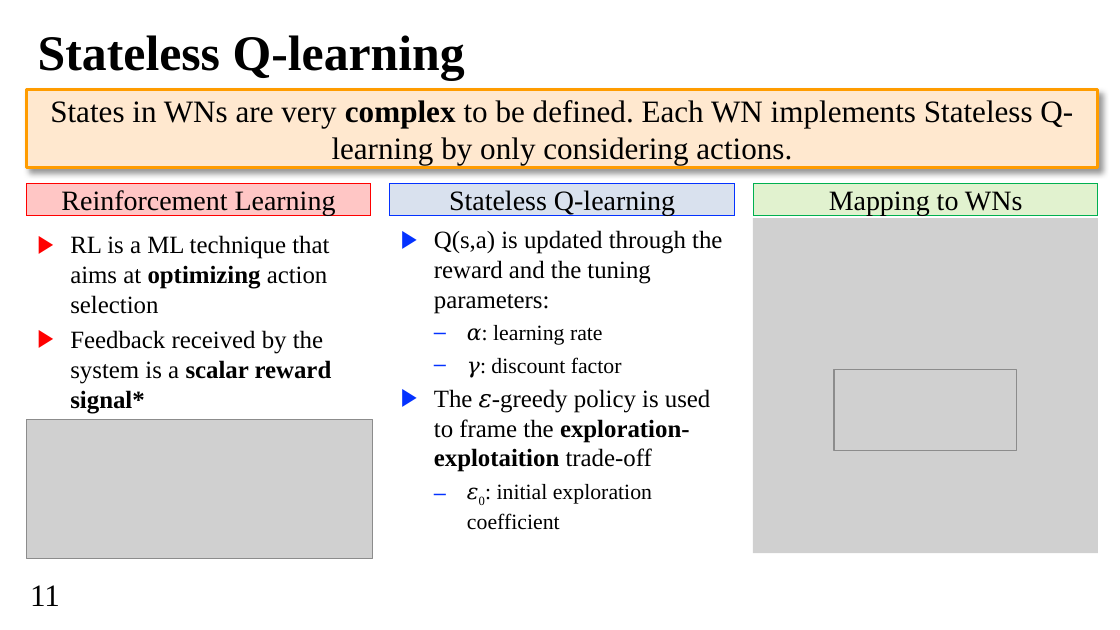
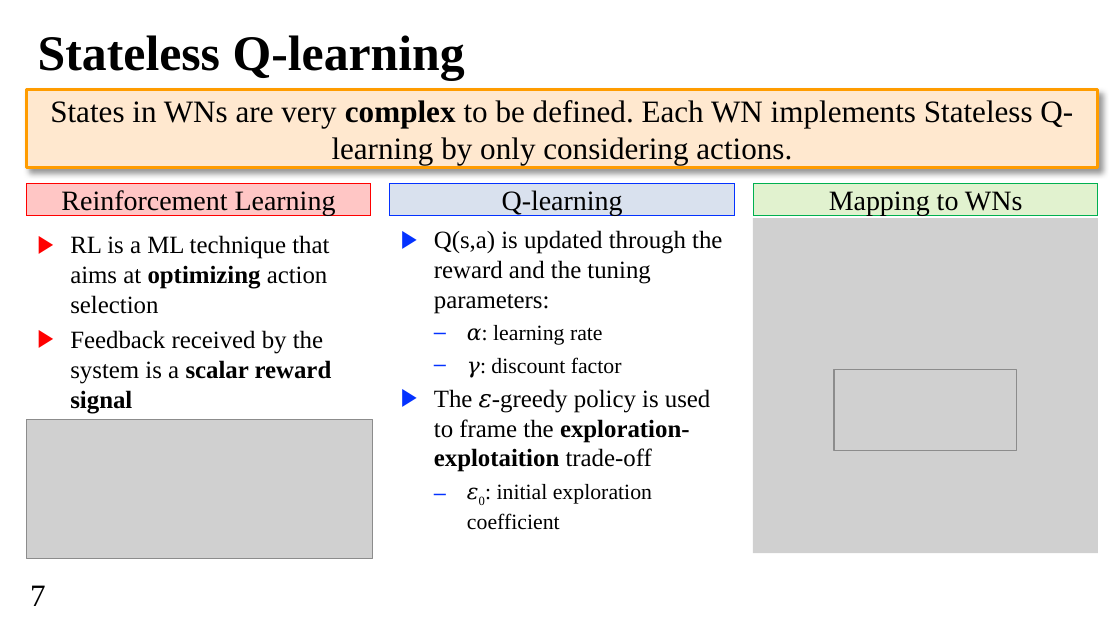
Before and after one commit to wn-upf/decentralized_qlearning_resource_allocation_in_wns, a slide deck: slide 7 of Presentation/francesc_wilhelmi_PIMRC_presentation.pptx. Drawn at 1120x630 pixels with LibreOffice and Linux fonts; fonts in the diff are those of the drawing; grey boxes stand for pictures; background and template pictures are left out. Boxes give left, top, right and bottom in pixels: in the first picture for what was removed or moved away, otherwise in the second. Text is boxed around its words. In the diff, an @@ line names an element or a change of style, - is before the commit and + after.

```diff
--- a/Presentation/francesc_wilhelmi_PIMRC_presentation.pptx
+++ b/Presentation/francesc_wilhelmi_PIMRC_presentation.pptx
@@ text in rectangle at [502, 190, 623, 216]: text changed @@
-Stateless Q-learning
+Q-learning
@@ text at [70, 330, 332, 414]: text changed @@
-▶ Feedback received by the system is a scalar reward signal*
+▶ Feedback received by the system is a scalar reward signal
@@ text at [30, 585, 46, 606]: text changed @@
-11
+7
```
Also in this commit, not shown: 17 other slides changed.
